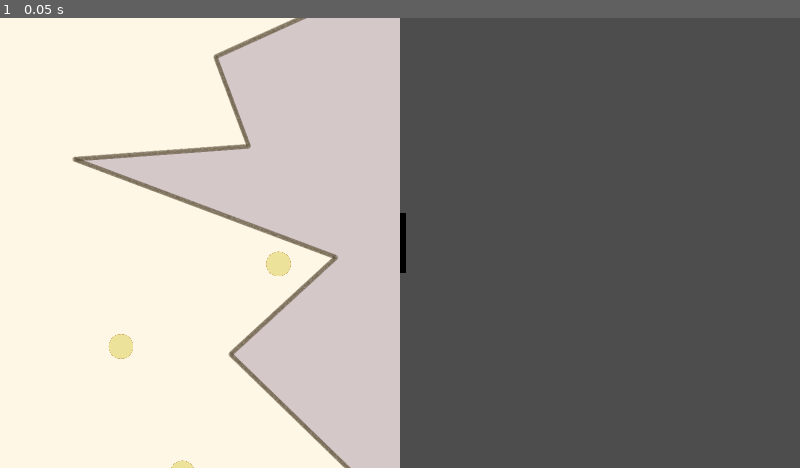
Above: before the commit, frame 1.
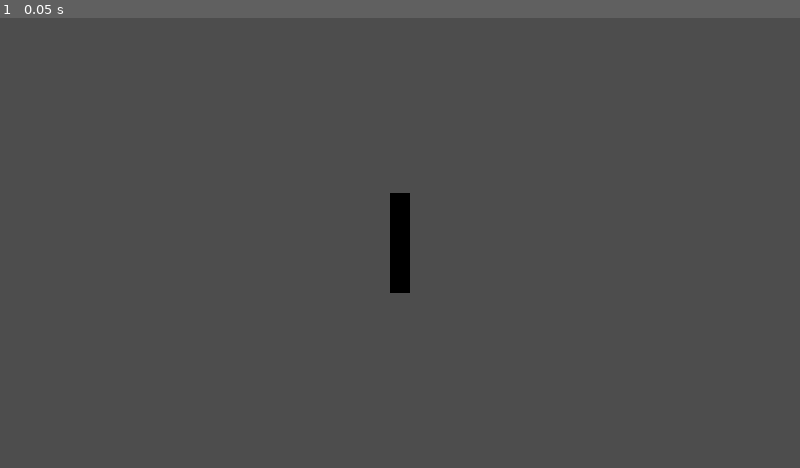
Above: after the commit, the same moment.

Repository: AustereTriceratops/GMTK_2024_prototype
Game: Godot game, scene res://scenes/testScene.tscn
The game is run twice, just before and just after one commit, with the same random seed, the same clock (stepped at 60 frames per second) and the same inputs.
Inputs:
- Up to frame 1 (0.05 s): no input

The runs differ from the first frame. In frame 1, 50% of the frame differs, in the area x 0-52%, y 0-100%.

Commit message:
rigidbody stuff

Diff:
--- a/scenes/playerScene.tscn
+++ b/scenes/playerScene.tscn
@@ -24,4 +24,4 @@
 mesh = SubResource("BoxMesh_4yskk")
 
 [node name="Camera3D" type="Camera3D" parent="Player"]
-transform = Transform3D(1, 0, 0, 0, 1, 0, 0, 0, 1, 2.08165e-12, 2.08165e-12, 5)
+transform = Transform3D(1, 0, 0, 0, 1, 0, 0, 0, 1, 2.08165e-12, 2.08165e-12, 3)
--- a/scenes/testScene.tscn
+++ b/scenes/testScene.tscn
@@ -1,39 +1,9 @@
-[gd_scene load_steps=5 format=3 uid="uid://dp3jb8kxe0hws"]
+[gd_scene load_steps=3 format=3 uid="uid://dp3jb8kxe0hws"]
 
 [ext_resource type="Script" path="res://scripts/testScene.gd" id="1_sk0k3"]
 [ext_resource type="PackedScene" uid="uid://capohcmau3xpv" path="res://scenes/playerScene.tscn" id="2_hyhj7"]
-[ext_resource type="PackedScene" uid="uid://dv5nbhhvh1y8i" path="res://scenes/coin.tscn" id="3_21kqt"]
-[ext_resource type="PackedScene" uid="uid://bgc5ysi0tldh" path="res://scenes/testLevel.tscn" id="3_b0eut"]
 
-[node name="main" type="Node2D"]
+[node name="main" type="Node3D"]
 script = ExtResource("1_sk0k3")
 
-[node name="testLevel" parent="." instance=ExtResource("3_b0eut")]
-
-[node name="playerScene" parent="." instance=ExtResource("2_hyhj7")]
-transform = Transform3D(1, 0, 0, 0, 1, 0, 0, 0, 1, 2.08165e-12, 800, 0)
-
-[node name="Coins" type="Node" parent="."]
-
-[node name="coin" parent="Coins" instance=ExtResource("3_21kqt")]
-position = Vector2(-106, 552)
-
-[node name="coin2" parent="Coins" instance=ExtResource("3_21kqt")]
-position = Vector2(242, 657)
-
-[node name="coin7" parent="Coins" instance=ExtResource("3_21kqt")]
-position = Vector2(365, 910)
-
-[node name="coin3" parent="Coins" instance=ExtResource("3_21kqt")]
-position = Vector2(-491, 328)
-
-[node name="coin4" parent="Coins" instance=ExtResource("3_21kqt")]
-position = Vector2(-368, -165)
-
-[node name="coin5" parent="Coins" instance=ExtResource("3_21kqt")]
-position = Vector2(-63, -96)
-
-[node name="coin6" parent="Coins" instance=ExtResource("3_21kqt")]
-position = Vector2(557, 492)
-
-[node name="UILayer" type="CanvasLayer" parent="."]
+[node name="PlayerScene" parent="." instance=ExtResource("2_hyhj7")]
--- a/scripts/CharacterController.gd
+++ b/scripts/CharacterController.gd
@@ -25,6 +25,13 @@
 		apply_central_force(fac*Vector3(-0.707, -0.707, 0));
 	if Input.is_action_pressed('s'):
 		apply_central_force(10*Vector3(0, 1, 0));
+	if Input.is_action_pressed('a'):
+		#set_angular_velocity(-config['angularVelocity'] * Vector3(0, 0, 1));
+		apply_torque(Vector3(0, -100, 0))
+	if Input.is_action_pressed('d'):
+		#set_angular_velocity(config['angularVelocity'] * Vector3(0, 0, 1));
+		apply_torque(Vector3(0, 100, 0))
+
 	if pendingInput['jump']:
 		pendingInput['jump'] = false;
 
@@ -42,11 +49,6 @@
 func _process(delta):
 	var nContacts = get_contact_count();
 
-	if Input.is_action_pressed('a'):
-		print('a')
-		set_angular_velocity(-config['angularVelocity'] * Vector3(0, 0, 1));
-	if Input.is_action_pressed('d'):
-		set_angular_velocity(config['angularVelocity'] * Vector3(0, 0, 1));
 	if Input.is_action_just_pressed('jump'):
 		if nContacts == 1:
 			pendingInput['jump'] = true;
--- a/scripts/testScene.gd
+++ b/scripts/testScene.gd
@@ -1,11 +1,9 @@
-extends Node2D
+extends Node3D
 
-var colliderHeight = 230
-
-func increment_score():
-	$playerScene/Player/Collider.shape.height += 30;
-	$playerScene/Player.config['jumpImpulse'] += 25;
-	$playerScene/Player/Camera.zoom *= 0.95;
-
-	var scale = $playerScene/Player/Sprite.scale;
-	$playerScene/Player/Sprite.set_scale(scale + Vector2(0.2, 0));
+#func increment_score():
+#	$playerScene/Player/Collider.shape.height += 30;
+#	$playerScene/Player.config['jumpImpulse'] += 25;
+#	$playerScene/Player/Camera.zoom *= 0.95;
+#
+#	var scale = $playerScene/Player/Sprite.scale;
+#	$playerScene/Player/Sprite.set_scale(scale + Vector2(0.2, 0));
